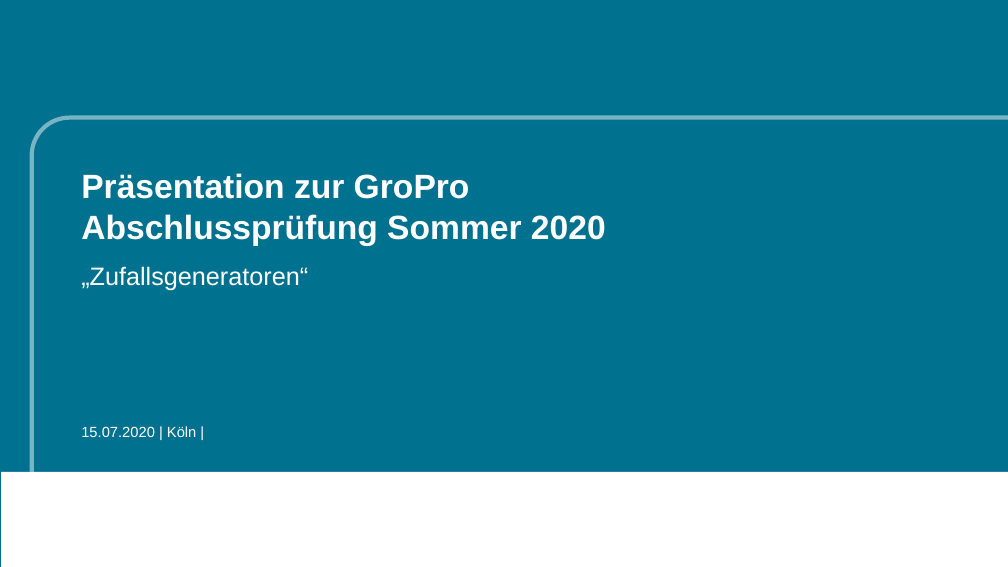
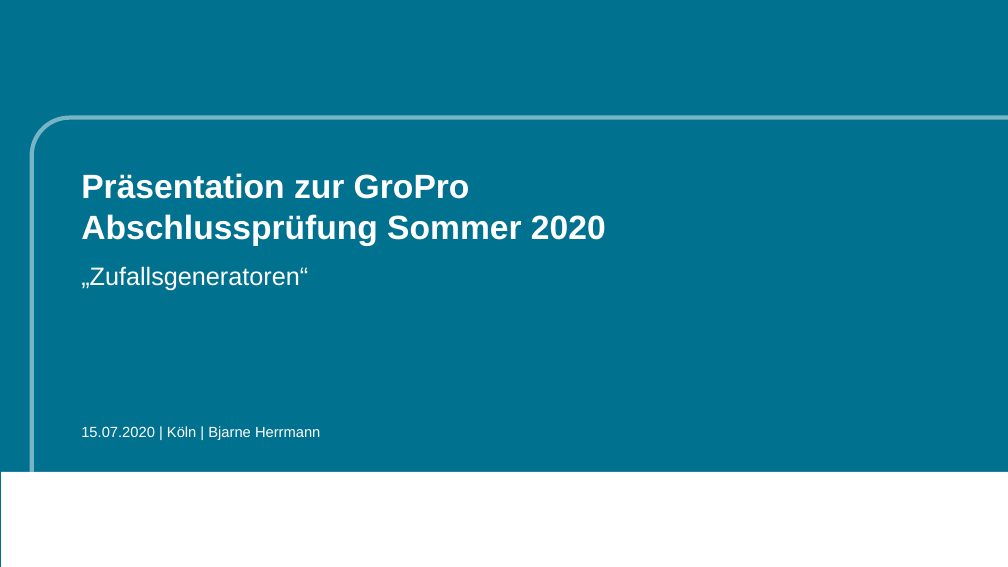
Before and after one commit to Facemirrored/go-pro-pruefung, a slide deck: slide 1 of data/documents/IHK_Präsentation.pptx. Drawn at 1008x567 pixels with LibreOffice and Linux fonts; fonts in the diff are those of the drawing; background and template pictures are left out. Boxes give left, top, right and bottom in pixels: in the first picture for what was removed or moved away, otherwise in the second. Text is boxed around its words. In the diff, an @@ line names an element or a change of style, - is before the commit and + after.

```diff
--- a/data/documents/IHK_Präsentation.pptx
+++ b/data/documents/IHK_Präsentation.pptx
@@ text at <box>81,426,320,440</box>: text changed @@
-15.07.2020 | Köln |
+15.07.2020 | Köln | Bjarne Herrmann
```
Also in this commit, not shown: 1 other slide changed, 17 slides added, 3 other files.
